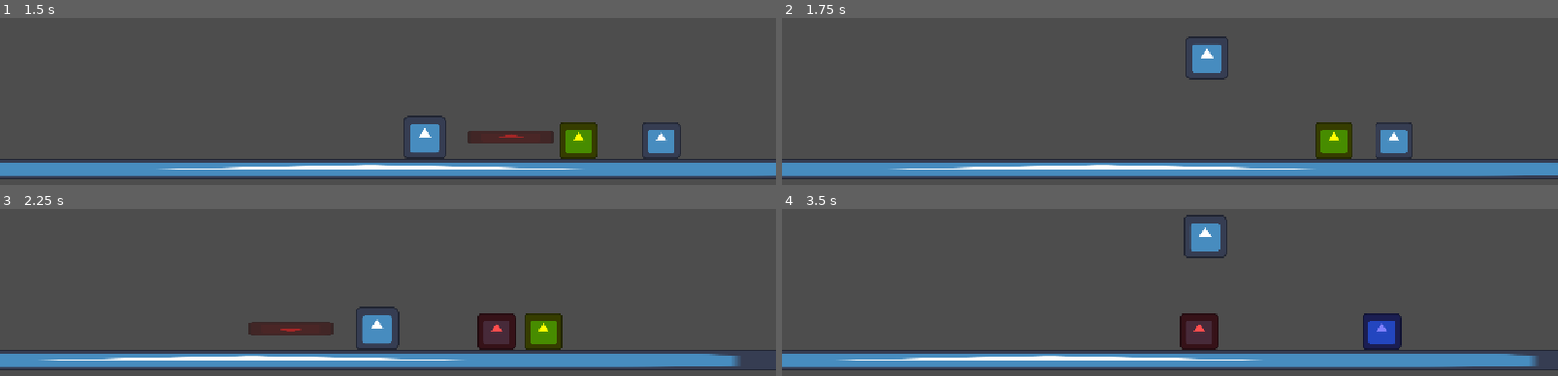
Above: before the commit, frames 1-4 (two rows, left to right).
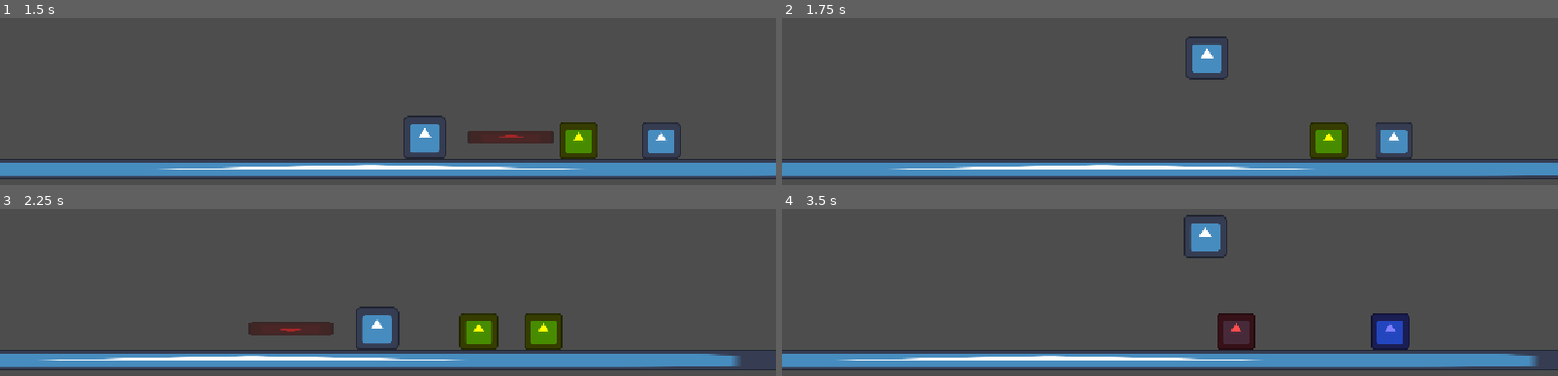
Above: after the commit, the same moments.

Repository: grigorevion/olonkhoslaher
Game: Godot game, scene res://world/levels/TestLevel.tscn
Same seed, same stepped clock (60 frames per second), same inputs: the game is played once before the commit and once after it. The engine's default icon, where the game draws it, is replaced by a stand-in: a white triangle on a blue panel in a dark square.
Inputs (mouse positions are in pixels of both pictures, inside the frame that each line leads up to):
- Up to frame 1 (1.5 s): move the mouse to (outside the picture) at 0.52 s; hold D (move_right) from 0.53 s (still down); click (outside the picture) at 0.6 s; tap Space (jump) at 0.77 s; move the mouse to (outside the picture) at 1.27 s; click (outside the picture) at 1.35 s
- Up to frame 2 (1.75 s): keep holding D (move_right); tap Space (jump) at 1.52 s
- Up to frame 3 (2.25 s): move the mouse to (outside the picture) at 2.02 s; release D (move_right) at 2.03 s; hold A (move_left) from 2.03 s (still down); click (outside the picture) at 2.1 s
- Up to frame 4 (3.5 s): move the mouse to (1131, 270) at 2.77 s; release A (move_left) at 2.78 s; hold D (move_right) from 2.78 s (still down); click (1131, 270) at 2.85 s; tap Space (jump) at 3.02 s

Frame 1 is identical in both runs. In frame 2, 0.5% of the frame differs, in the area x 68-74%, y 62-85%; in frame 3, 1.6%; in frame 4, 2.9%, in the area x 51-81%, y 62-85%.

Commit message:
откидывание врага

Diff:
--- a/components/ai/state_machine.gd
+++ b/components/ai/base/state_machine.gd
@@ -20,6 +20,10 @@
 	current_state.enter()
 
 func _physics_process(delta: float) -> void:
+	# ГЛАВНЫЙ ФИКС: Если враг в стане (откинут), не даем состояниям менять его скорость
+	if parent and parent.knockback_timer > 0.0:
+		return
+
 	if current_state:
 		current_state.physics_update(delta)
 
--- a/components/ai/state_alert.gd
+++ /dev/null
@@ -1,21 +0,0 @@
-extends "res://components/ai/state.gd"
-
-var wait_timer = 0.0
-
-func enter() -> void:
-	wait_timer = 0.5
-	state_machine.parent.velocity.x = 0
-	state_machine.parent.get_node("Sprite2D").modulate = Color(1, 1, 0) # Желтый
-
-func physics_update(delta: float) -> void:
-	wait_timer -= delta
-	var enemy = state_machine.parent
-
-	# Разворачиваемся в сторону игрока
-	if enemy.player_ref.global_position.x > enemy.global_position.x:
-		enemy.get_node("Sprite2D").flip_h = false
-	else:
-		enemy.get_node("Sprite2D").flip_h = true
-
-	if wait_timer <= 0.0:
-		state_machine.transition_to("chase")
--- a/components/ai/StateAlert.tscn
+++ b/components/ai/states/StateAlert.tscn
@@ -1,6 +1,6 @@
 [gd_scene format=3 uid="uid://34eavyveok6h"]
 
-[ext_resource type="Script" uid="uid://b2834x8jjtuu3" path="res://components/ai/state_alert.gd" id="1_a2ntj"]
+[ext_resource type="Script" uid="uid://b2834x8jjtuu3" path="res://components/ai/states/state_alert.gd" id="1_a2ntj"]
 
 [node name="StateAlert" type="Node" unique_id=1686783635]
 script = ExtResource("1_a2ntj")
--- a/components/ai/StateChase.tscn
+++ b/components/ai/states/StateChase.tscn
@@ -1,6 +1,6 @@
 [gd_scene format=3 uid="uid://6272hoqv6bkv"]
 
-[ext_resource type="Script" uid="uid://c5rl0qytxhu1n" path="res://components/ai/state_chase.gd" id="1_288ur"]
+[ext_resource type="Script" uid="uid://c5rl0qytxhu1n" path="res://components/ai/states/state_chase.gd" id="1_288ur"]
 
 [node name="StateChase" type="Node" unique_id=1619303213]
 script = ExtResource("1_288ur")
--- a/components/ai/StatePatrol.tscn
+++ b/components/ai/states/StatePatrol.tscn
@@ -1,6 +1,6 @@
 [gd_scene format=3 uid="uid://cf66w8m7ckc4u"]
 
-[ext_resource type="Script" uid="uid://dtpi3qh1sm3q1" path="res://components/ai/state_patrol.gd" id="1_682b5"]
+[ext_resource type="Script" uid="uid://dtpi3qh1sm3q1" path="res://components/ai/states/state_patrol.gd" id="1_682b5"]
 
 [node name="StatePatrol" type="Node" unique_id=1287048317]
 script = ExtResource("1_682b5")
--- a/components/ai/StateReturn.tscn
+++ b/components/ai/states/StateReturn.tscn
@@ -1,6 +1,6 @@
 [gd_scene format=3 uid="uid://bnkhol1p68ysr"]
 
-[ext_resource type="Script" uid="uid://dn5p0dyqnn3q2" path="res://components/ai/state_return.gd" id="1_b2u3m"]
+[ext_resource type="Script" uid="uid://dn5p0dyqnn3q2" path="res://components/ai/states/state_return.gd" id="1_b2u3m"]
 
 [node name="StateReturn" type="Node" unique_id=1310868612]
 script = ExtResource("1_b2u3m")
--- /dev/null
+++ b/components/ai/states/state_alert.gd
@@ -0,0 +1,32 @@
+extends "res://components/ai/base/state.gd"
+
+var wait_timer = 0.0
+
+func enter() -> void:
+	wait_timer = 0.5
+	state_machine.parent.velocity.x = 0
+	state_machine.parent.get_node("Sprite2D").modulate = Color(1, 1, 0) # Желтый
+
+func physics_update(delta: float) -> void:
+	wait_timer -= delta
+	var enemy = state_machine.parent
+
+	# Разворачиваемся в сторону игрока (если он есть)
+	if enemy.player_ref:
+		if enemy.player_ref.global_position.x > enemy.global_position.x:
+			enemy.get_node("Sprite2D").flip_h = false
+			enemy.direction = 1
+		else:
+			enemy.get_node("Sprite2D").flip_h = true
+			enemy.direction = -1
+
+	if wait_timer <= 0.0:
+		# Проверяем, видим ли мы еще игрока
+		if enemy.player_ref:
+			var dist = enemy.global_position.distance_to(enemy.player_ref.global_position)
+			if dist < enemy.detection_radius:
+				state_machine.transition_to("chase") # Если видим — гонимся
+			else:
+				state_machine.transition_to("return") # Если не видим — идем домой
+		else:
+			state_machine.transition_to("return")
--- a/components/ai/state_chase.gd
+++ b/components/ai/states/state_chase.gd
@@ -1,21 +1,21 @@
-extends "res://components/ai/state.gd"
+extends "res://components/ai/base/state.gd"
 
 var turn_timer = 0.0
 var is_turning = false
 
 func enter() -> void:
-	state_machine.parent.get_node("Sprite2D").modulate = Color(1, 0.3, 0.3) # Красный
+	state_machine.parent.get_node("Sprite2D").modulate = Color(1, 0.3, 0.3)
 	turn_timer = 0.0
 	is_turning = false
+	state_machine.parent.direction = 1 if state_machine.parent.player_ref.global_position.x > state_machine.parent.global_position.x else -1
 
 func physics_update(delta: float) -> void:
 	var enemy = state_machine.parent
 	var target_x = enemy.player_ref.global_position.x
 	var target_dir = 1 if target_x > enemy.global_position.x else -1
 
-	# Если игрок убежал слишком далеко, забываем его и возвращаемся
 	if enemy.global_position.distance_to(enemy.player_ref.global_position) > enemy.detection_radius * 1.5:
-		state_machine.transition_to("return")
+		state_machine.transition_to("alert")
 		return
 
 	if target_dir != enemy.direction and not is_turning:
--- a/components/ai/state_patrol.gd
+++ b/components/ai/states/state_patrol.gd
@@ -1,23 +1,28 @@
-extends "res://components/ai/state.gd"
+extends "res://components/ai/base/state.gd"
 
 var wait_timer = 0.0
 var direction = 1
 var patrol_distance = 150.0
 var start_position = Vector2.ZERO
 
-# Вызывается при входе в это состояние (когда враг начинает патрулировать)
 func enter() -> void:
 	start_position = state_machine.parent.global_position
 	direction = [-1, 1].pick_random()
 	state_machine.parent.get_node("Sprite2D").flip_h = direction < 0
 	wait_timer = 0.0
 
-# Вызывается каждый кадр физики
 func physics_update(delta: float) -> void:
 	var enemy = state_machine.parent
 
-	# Меняем цвет на белый (патруль)
-	enemy.get_node("Sprite2D").modulate = Color(1, 1, 1)
+	# --- ГЛАВНАЯ ПРОВЕРКА: УВИДЕЛ ЛИ ИГРОКА ---
+	if enemy.player_ref:
+		var dist = enemy.global_position.distance_to(enemy.player_ref.global_position)
+		if dist < enemy.detection_radius:
+			state_machine.transition_to("alert")
+			return # Выходим, чтобы не делать лишнего в этот кадр
+
+	# --- ПАТРУЛИРОВАНИЕ ---
+	enemy.get_node("Sprite2D").modulate = Color(1, 1, 1) # Белый
 
 	if wait_timer > 0.0:
 		wait_timer -= delta
@@ -25,7 +30,6 @@
 	else:
 		enemy.velocity.x = direction * enemy.speed
 
-		# Проверка краев
 		if enemy.global_position.x > start_position.x + patrol_distance:
 			direction = -1
 			enemy.get_node("Sprite2D").flip_h = true
@@ -35,7 +39,6 @@
 			enemy.get_node("Sprite2D").flip_h = false
 			wait_timer = randf_range(0.5, 1.5)
 
-		# Проверка стены
 		if enemy.is_on_wall():
 			direction *= -1
 			enemy.get_node("Sprite2D").flip_h = direction < 0
--- a/components/ai/state_return.gd
+++ b/components/ai/states/state_return.gd
@@ -1,4 +1,4 @@
-extends "res://components/ai/state.gd"
+extends "res://components/ai/base/state.gd"
 
 var start_position = Vector2.ZERO
 
@@ -6,8 +6,15 @@
 	state_machine.parent.get_node("Sprite2D").modulate = Color(0.5, 0.5, 1) # Синий
 	start_position = state_machine.parent.start_position
 
-func physics_update(delta: float) -> void:
+func physics_update(_delta: float) -> void:
 	var enemy = state_machine.parent
+
+	# ПРОВЕРКА: если игрок снова рядом, прерываем возврат и начинаем погоню
+	if enemy.player_ref:
+		var dist = enemy.global_position.distance_to(enemy.player_ref.global_position)
+		if dist < enemy.detection_radius:
+			state_machine.transition_to("alert") # Сначала удивляемся, потом гонимся
+			return
 
 	if start_position.x > enemy.global_position.x:
 		enemy.direction = 1
--- a/entities/enemy/MeleeEnemy.tscn
+++ b/entities/enemy/MeleeEnemy.tscn
@@ -3,11 +3,11 @@
 [ext_resource type="Script" uid="uid://ccse7hkd5uoyi" path="res://entities/enemy/base_enemy.gd" id="1_e7xor"]
 [ext_resource type="Texture2D" uid="uid://cu7dvl7b0nbvo" path="res://assets/sprites/icon.svg" id="2_ul1q5"]
 [ext_resource type="Script" uid="uid://b7qv5ien8sl4j" path="res://components/health_component.gd" id="3_cn5l5"]
-[ext_resource type="PackedScene" uid="uid://cf66w8m7ckc4u" path="res://components/ai/StatePatrol.tscn" id="4_10nk3"]
-[ext_resource type="Script" uid="uid://jcnmgajixv8r" path="res://components/ai/state_machine.gd" id="4_maky4"]
-[ext_resource type="PackedScene" uid="uid://bnkhol1p68ysr" path="res://components/ai/StateReturn.tscn" id="5_maky4"]
-[ext_resource type="PackedScene" uid="uid://34eavyveok6h" path="res://components/ai/StateAlert.tscn" id="6_l5gw1"]
-[ext_resource type="PackedScene" uid="uid://6272hoqv6bkv" path="res://components/ai/StateChase.tscn" id="7_2nhrp"]
+[ext_resource type="PackedScene" uid="uid://cf66w8m7ckc4u" path="res://components/ai/states/StatePatrol.tscn" id="4_10nk3"]
+[ext_resource type="Script" uid="uid://jcnmgajixv8r" path="res://components/ai/base/state_machine.gd" id="4_maky4"]
+[ext_resource type="PackedScene" uid="uid://bnkhol1p68ysr" path="res://components/ai/states/StateReturn.tscn" id="5_maky4"]
+[ext_resource type="PackedScene" uid="uid://34eavyveok6h" path="res://components/ai/states/StateAlert.tscn" id="6_l5gw1"]
+[ext_resource type="PackedScene" uid="uid://6272hoqv6bkv" path="res://components/ai/states/StateChase.tscn" id="7_2nhrp"]
 
 [sub_resource type="RectangleShape2D" id="RectangleShape2D_oatem"]
 size = Vector2(114, 110)
@@ -19,6 +19,7 @@
 disable_mode = 1
 collision_layer = 4
 script = ExtResource("1_e7xor")
+knockback_power = 600.0
 
 [node name="Sprite2D" type="Sprite2D" parent="." unique_id=1184465285]
 position = Vector2(0, -5.9604645e-08)
--- a/entities/enemy/base_enemy.gd
+++ b/entities/enemy/base_enemy.gd
@@ -34,20 +34,18 @@
 		state_machine.transition_to("patrol")
 
 func _physics_process(delta: float) -> void:
-	# Гравитация
+	# Только гравитация
 	if not is_on_floor():
 		velocity.y += gravity * delta
 
 	# Откидывание (если получили урон)
 	if knockback_timer > 0.0:
 		knockback_timer -= delta
-		velocity.x = move_toward(velocity.x, 0, 1500 * delta)
+		# Плавно тормозим по горизонтали
+		velocity.x = move_toward(velocity.x, 0, 3000 * delta)
 	else:
-		# Если не в стане — проверяем, не увидел ли враг игрока
-		if player_ref and state_machine and state_machine.current_state == state_machine.states["patrol"]:
-			var dist = global_position.distance_to(player_ref.global_position)
-			if dist < detection_radius:
-				state_machine.transition_to("alert")
+		# Вся логика ИИ теперь внутри StateMachine!
+		pass
 
 	move_and_slide()
 
@@ -56,12 +54,16 @@
 		$HealthComponent.take_damage(damage_amount)
 		print("Враг получил урон! Осталось HP: ", $HealthComponent.current_hp)
 
+	velocity.x = 0 # Сбрасываем скорость
+
 	if player_ref:
 		if global_position.x > player_ref.global_position.x:
 			velocity.x = knockback_power
 		else:
 			velocity.x = -knockback_power
-	knockback_timer = 0.2
+
+	velocity.y = -250.0 # Подбрасываем вверх
+	knockback_timer = 0.4
 
 func _on_died():
 	call_deferred("queue_free")
--- a/entities/enemy/melee_enemy.gd
+++ /dev/null
@@ -1,99 +0,0 @@
-extends "res://entities/enemy/base_enemy.gd"
-
-# --- НАСТРОЙКИ УМНОГО ИИ ---
-@export var chase_speed = 250.0
-@export var detection_radius = 500.0
-@export var memory_time = 2.0
-@export var alert_time = 0.5
-@export var turn_delay = 0.3
-@export var patrol_distance = 150.0
-
-# --- ПЕРЕМЕННЫЕ ---
-var state = "patrol" # patrol, alert, chase, return
-var wait_timer = 0.0
-var memory_timer = 0.0
-var last_known_player_pos = Vector2.ZERO
-var turn_timer = 0.0
-var is_turning = false
-var start_position = Vector2.ZERO
-
-func _ready():
-	super._ready() # Вызываем базу (гравитация, поиск игрока, здоровье)
-	start_position = global_position
-	direction = [-1, 1].pick_random()
-	$Sprite2D.flip_h = direction < 0
-	$CollisionShape2D.disabled = false
-
-# Переопределяем поведение из базы
-func _update_behavior(delta: float) -> void:
-	# 1. ПАМЯТЬ
-	if player_ref:
-		var dist_to_player = global_position.distance_to(player_ref.global_position)
-		if dist_to_player < detection_radius:
-			memory_timer = memory_time
-			last_known_player_pos = player_ref.global_position
-			if state == "patrol":
-				state = "alert"
-				wait_timer = alert_time
-		else:
-			memory_timer -= delta
-			if memory_timer <= 0.0 and (state == "chase" or state == "alert"):
-				state = "return"
-
-	# 2. СОСТОЯНИЯ
-	if state == "patrol":
-		$Sprite2D.modulate = Color(1, 1, 1) # Белый
-		if wait_timer > 0.0:
-			wait_timer -= delta
-			velocity.x = 0
-		else:
-			velocity.x = direction * speed
-			if global_position.x > start_position.x + patrol_distance:
-				direction = -1
-				$Sprite2D.flip_h = true
-				wait_timer = randf_range(0.5, 1.5)
-			elif global_position.x < start_position.x - patrol_distance:
-				direction = 1
-				$Sprite2D.flip_h = false
-				wait_timer = randf_range(0.5, 1.5)
-			if is_on_wall():
-				direction *= -1
-				$Sprite2D.flip_h = direction < 0
-
-	elif state == "alert":
-		$Sprite2D.modulate = Color(1, 1, 0) # Желтый
-		velocity.x = 0
-		wait_timer -= delta
-		if last_known_player_pos.x > global_position.x: $Sprite2D.flip_h = false
-		else: $Sprite2D.flip_h = true
-		if wait_timer <= 0.0: state = "chase"
-
-	elif state == "chase":
-		$Sprite2D.modulate = Color(1, 0.3, 0.3) # Красный
-		var target_dir = 1 if last_known_player_pos.x > global_position.x else -1
-
-		if target_dir != direction and not is_turning:
-			is_turning = true
-			turn_timer = turn_delay
-
-		if is_turning:
-			turn_timer -= delta
-			velocity.x = 0
-			if turn_timer <= 0.0:
-				direction = target_dir
-				$Sprite2D.flip_h = direction < 0
-				is_turning = false
-		else:
-			velocity.x = direction * chase_speed
-
-	elif state == "return":
-		$Sprite2D.modulate = Color(0.5, 0.5, 1) # Синий
-		if start_position.x > global_position.x: direction = 1
-		else: direction = -1
-		velocity.x = direction * speed
-		$Sprite2D.flip_h = direction < 0
-		if abs(start_position.x - global_position.x) < 10.0:
-			state = "patrol"
-			wait_timer = 1.0
-			turn_timer = 0.0
-			is_turning = false
Renamed: components/ai/state.gd -> components/ai/base/state.gd
Renamed: components/ai/state.gd.uid -> components/ai/base/state.gd.uid
Renamed: components/ai/state_machine.gd.uid -> components/ai/base/state_machine.gd.uid
Renamed: components/ai/state_alert.gd.uid -> components/ai/states/state_alert.gd.uid
Renamed: components/ai/state_chase.gd.uid -> components/ai/states/state_chase.gd.uid
Renamed: components/ai/state_patrol.gd.uid -> components/ai/states/state_patrol.gd.uid
Renamed: components/ai/state_return.gd.uid -> components/ai/states/state_return.gd.uid
Not shown, removed: entities/enemy/melee_enemy.gd.uid
